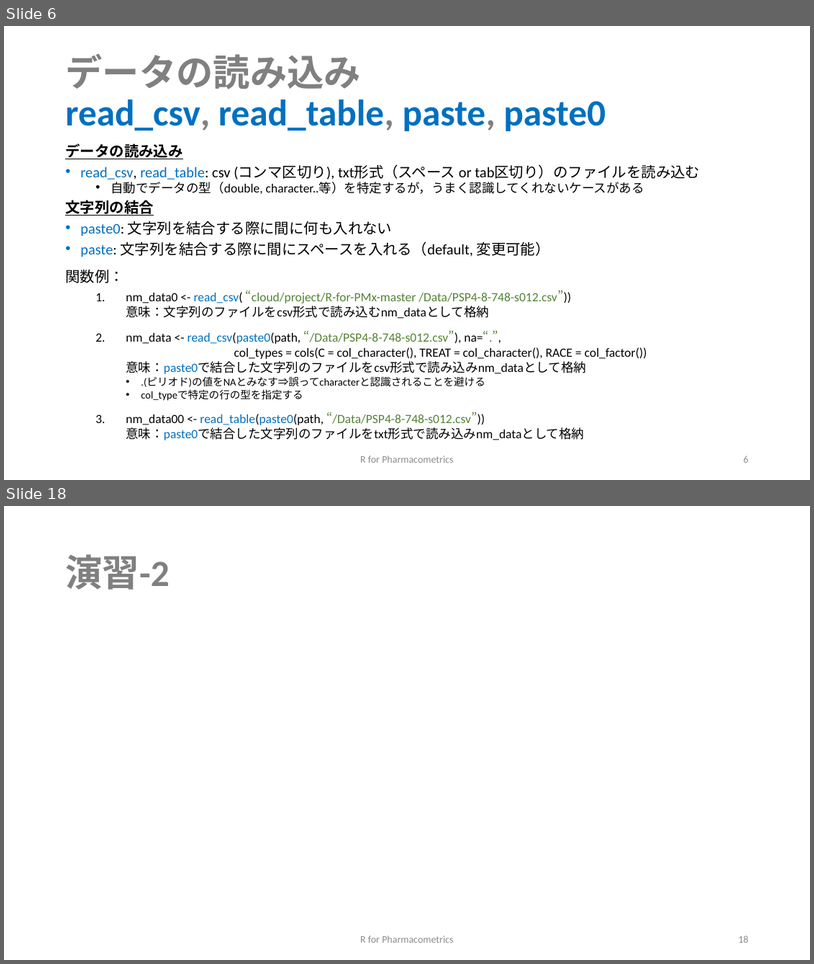
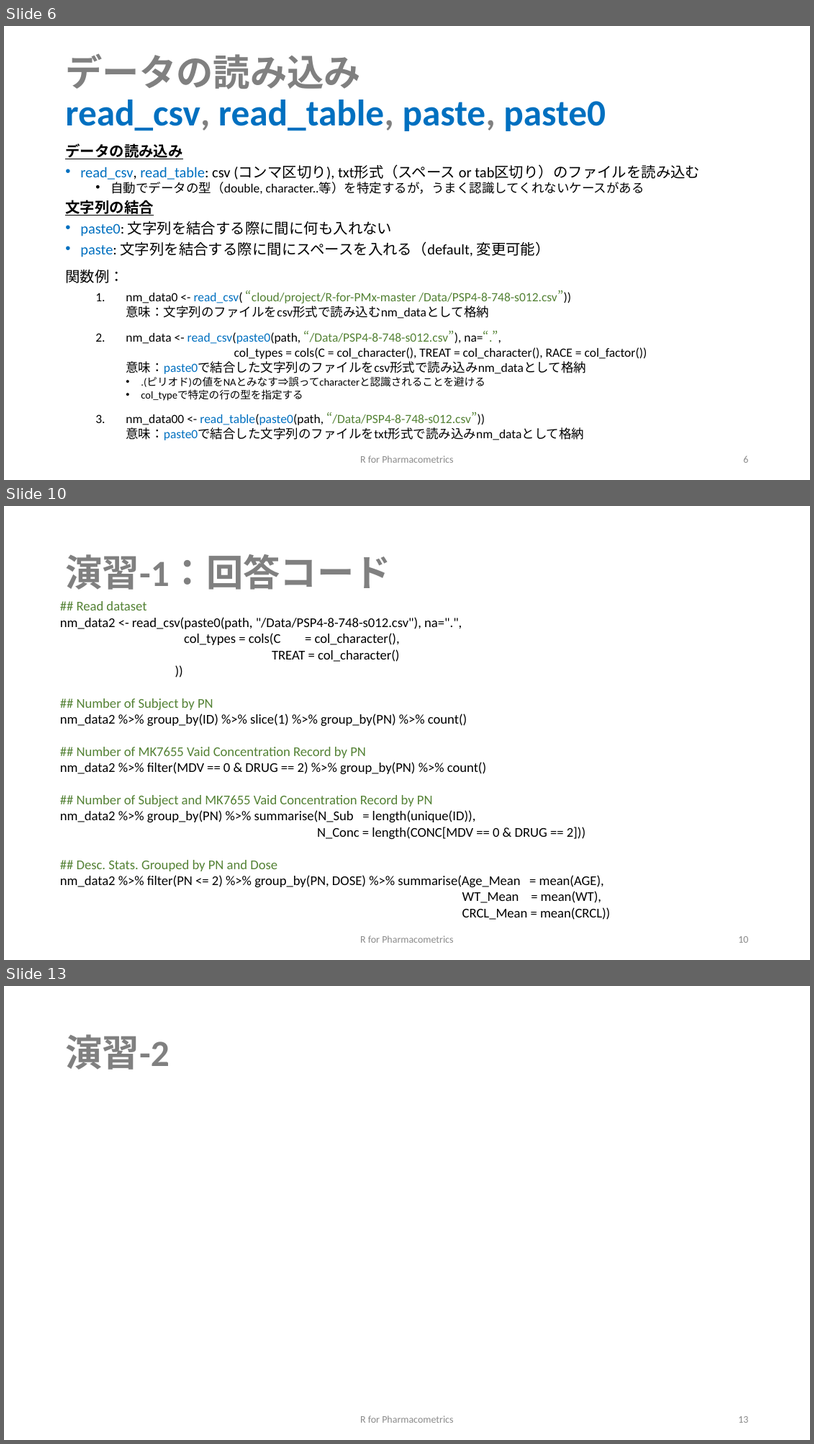
Before and after one commit to MasatoFukae/R-for-PMx, a slide deck: sample/1_data_handling.pptx. Shown one above the other, each under a label of ours: slides 6 and 18 before the commit, slides 6, 10 and 13 after it; the slides between them are not shown. The pictures are 814x964 and 814x1444 pixels, drawn with LibreOffice and Linux fonts; fonts in the diff are those of the drawing. Boxes give left, top, right and bottom in pixels: in the first picture for what was removed or moved away, otherwise in the second. Text is boxed around its words. In the diff, an @@ line names an element or a change of style, - is before the commit and + after.

```diff
--- a/sample/1_data_handling.pptx
+++ b/sample/1_data_handling.pptx
@@ slide 10 added at (4, 506, 810, 960), background #FFFFFF @@
@@ title added at (65, 554, 391, 590), 44 pt, text #808080, bold @@
+演習-1：回答コード
@@ text added at (60, 601, 610, 919), 16 pt, text #000000 @@
+## Read dataset
+nm_data2 <- read_csv(paste0(path, "/Data/PSP4-8-748-s012.csv"), na=".",
+col_types = cols(C = col_character(),
+TREAT = col_character()
+))
+## Number of Subject by PN
+nm_data2 %>% group_by(ID) %>% slice(1) %>% group_by(PN) %>% count()
+## Number of MK7655 Vaid Concentration Record by PN
+nm_data2 %>% filter(MDV == 0 & DRUG == 2) %>% group_by(PN) %>% count()
+## Number of Subject and MK7655 Vaid Concentration Record by PN
+nm_data2 %>% group_by(PN) %>% summarise(N_Sub = length(unique(ID)),
+N_Conc = length(CONC[MDV == 0 & DRUG == 2]))
+## Desc. Stats. Grouped by PN and Dose
+nm_data2 %>% filter(PN <= 2) %>% group_by(PN, DOSE) %>% summarise(Age_Mean = mean(AGE),
+WT_Mean = mean(WT),
+CRCL_Mean = mean(CRCL))
@@ text added at (360, 935, 453, 942), 12 pt, text #8C8C8C @@
+R for Pharmacometrics
@@ page number added at (738, 936, 748, 942), 12 pt, text #8C8C8C @@
+10
@@ what was slide 18 is now slide 13 @@
@@ page number at (738, 1416, 748, 1422): text changed @@
-18
+13
```
Also in this commit, not shown: 8 slides changed, 1 other slide added, 2 other files.
